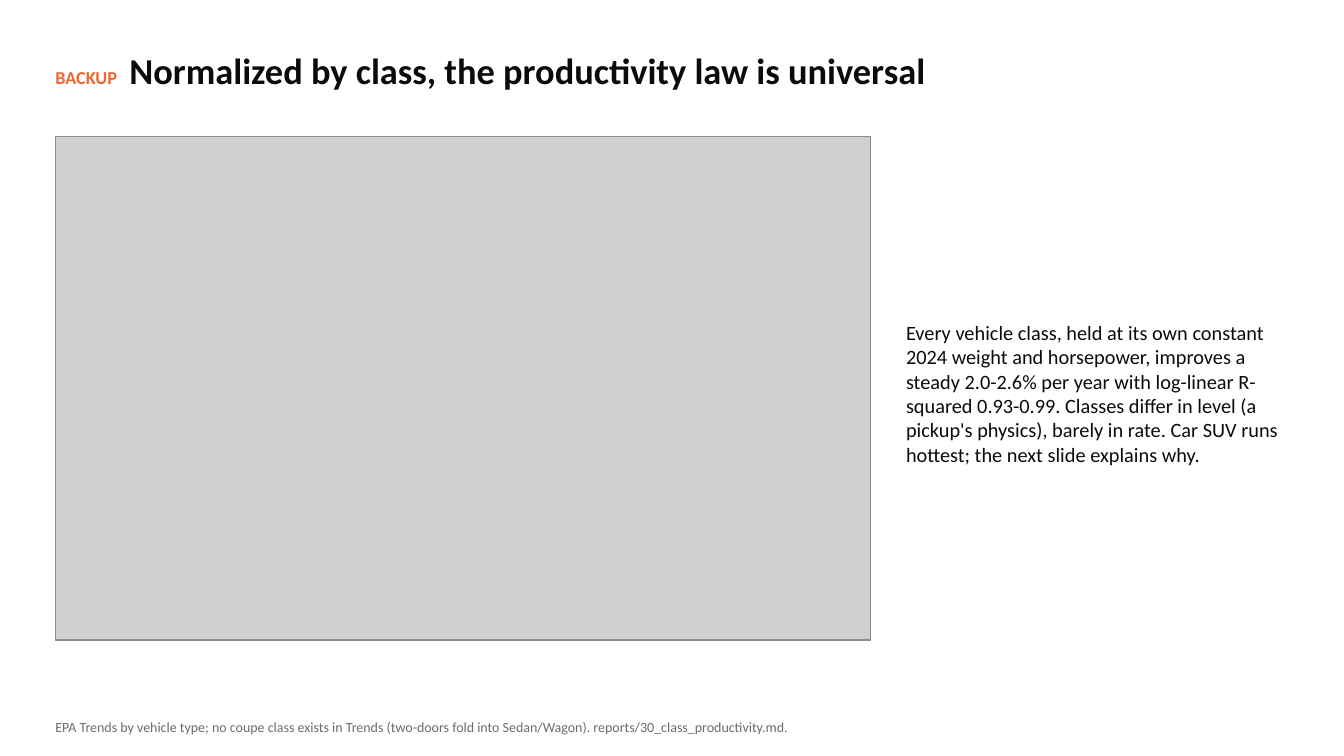
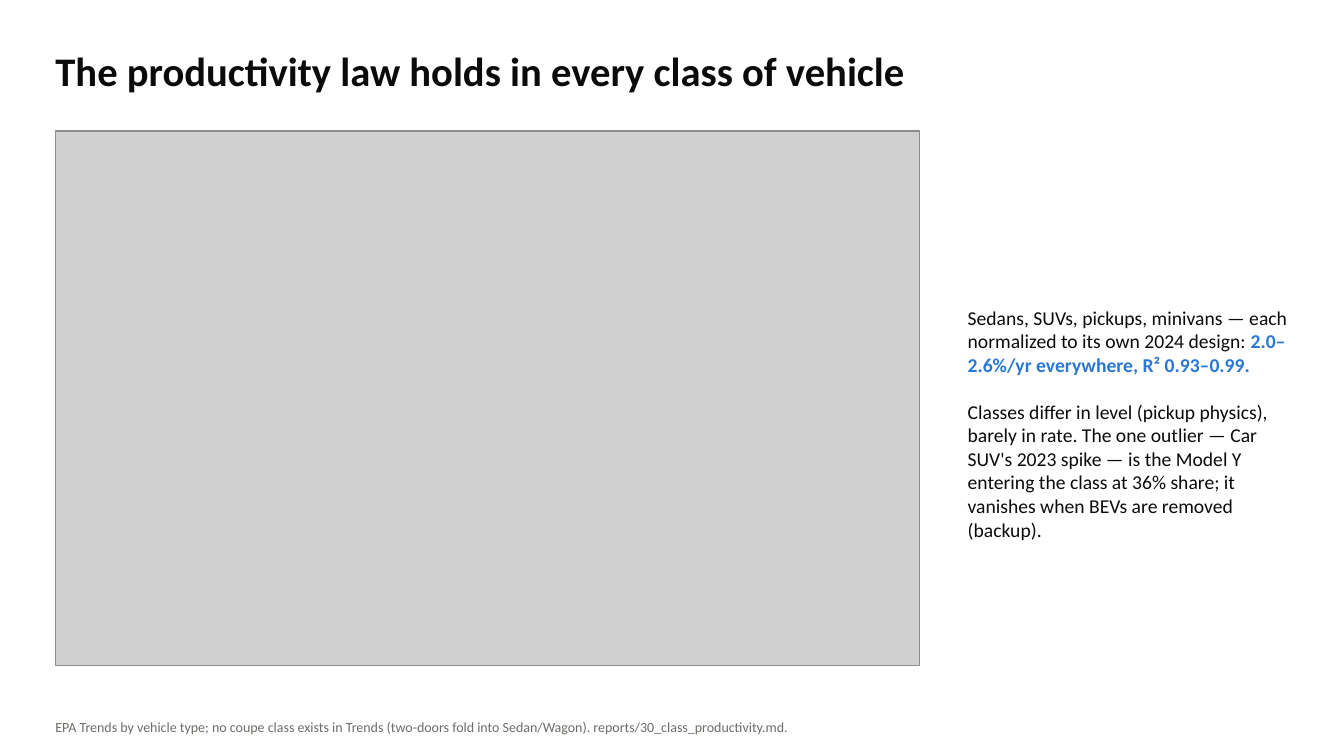
Before and after one commit to SCherwonik/OS3180, a slide deck: slide 14 of MPG Prediction Deck.pptx (slide 21 before the commit). Drawn at 1344x756 pixels with LibreOffice and Linux fonts; fonts in the diff are those of the drawing; grey boxes stand for pictures. Boxes give left, top, right and bottom in pixels: in the first picture for what was removed or moved away, otherwise in the second. Text is boxed around its words. In the diff, an @@ line names an element or a change of style, - is before the commit and + after.

```diff
--- a/MPG Prediction Deck.pptx
+++ b/MPG Prediction Deck.pptx
@@ text at (x1=55, y1=57, x2=904, y2=93): text changed; size 26 to 29 pt @@
-BACKUP Normalized by class, the productivity law is universal
+The productivity law holds in every class of vehicle
@@ picture resized from (x1=55, y1=136, x2=871, y2=640) to (x1=55, y1=131, x2=920, y2=665) @@
@@ text at (x1=968, y1=311, x2=1287, y2=540): text changed; size 14.5 to 14 pt @@
-Every vehicle class, held at its own constant 2024 weight and horsepower, improves a steady 2.0-2.6% per year with log-linear R-squared 0.93-0.99. Classes differ in level (a pickup's physics), barely in rate. Car SUV runs hottest; the next slide explains why.
+Sedans, SUVs, pickups, minivans — each normalized to its own 2024 design: 2.0–2.6%/yr everywhere, R² 0.93–0.99.
+Classes differ in level (pickup physics), barely in rate. The one outlier — Car SUV's 2023 spike — is the Model Y entering the class at 36% share; it vanishes when BEVs are removed (backup).
```
Also in this commit, not shown: 20 other slides changed, 7 slides added, 3 slides removed, 3 other files.
